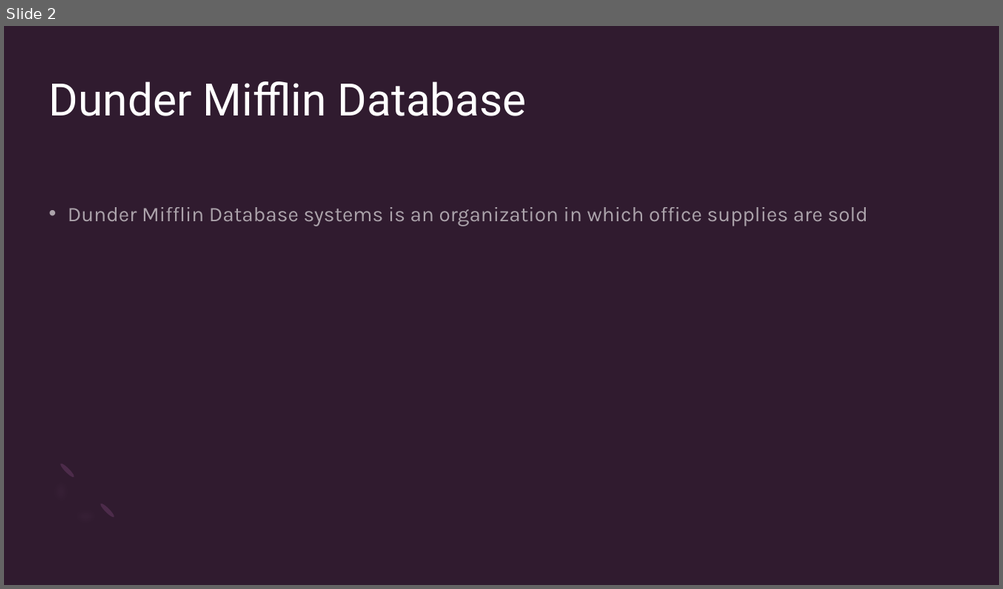
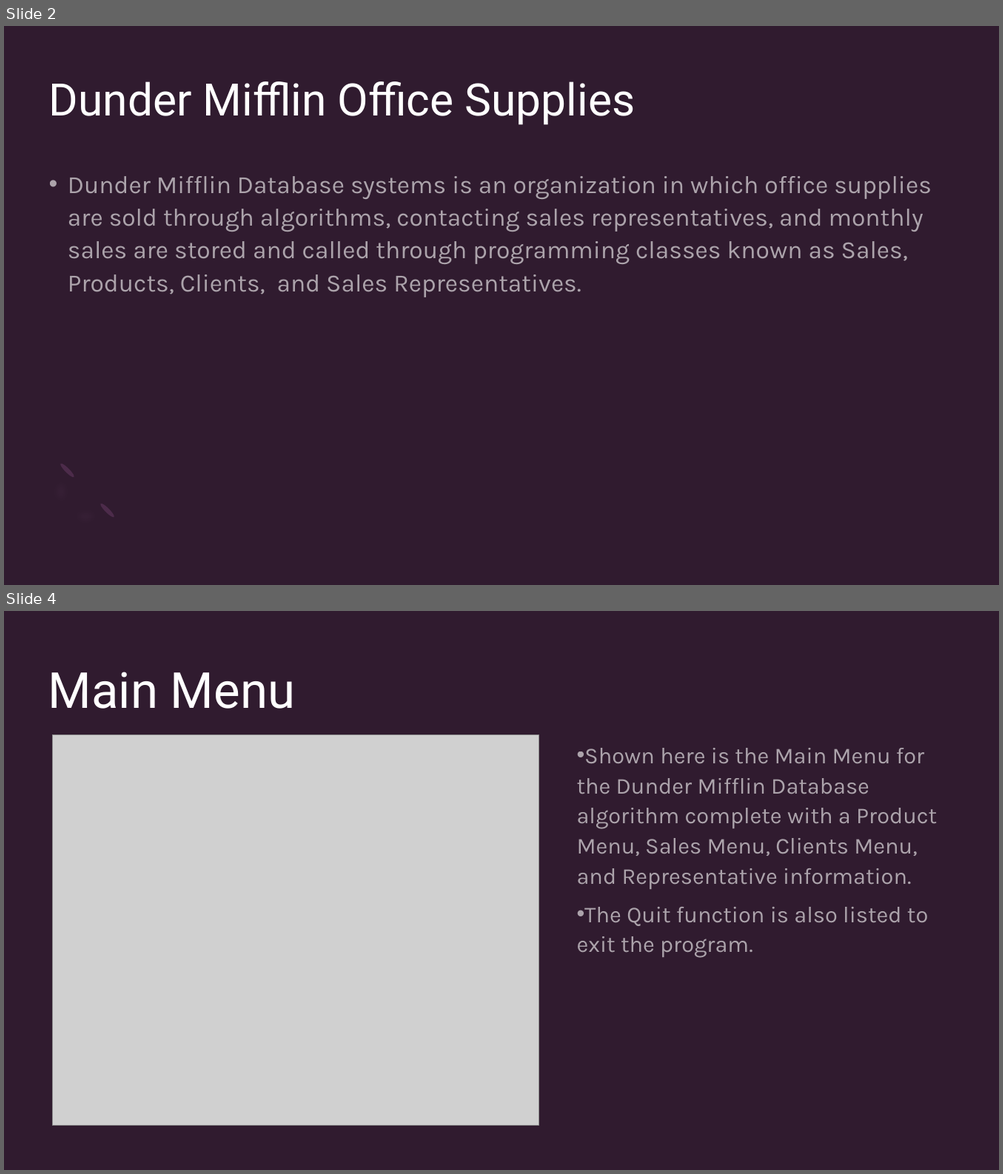
Before and after one commit to rgtz18/Group4Project, a slide deck: COSC 1437 - Final Project PPT Presentation.pptx. Shown one above the other, each under a label of ours: slide 2 before the commit, slides 2 and 4 after it; the slides between them are not shown. The pictures are 1003x589 and 1003x1174 pixels, drawn with LibreOffice and Linux fonts; fonts in the diff are those of the drawing; grey boxes stand for pictures. Boxes give left, top, right and bottom in pixels: in the first picture for what was removed or moved away, otherwise in the second. Text is boxed around its words. In the diff, an @@ line names an element or a change of style, - is before the commit and + after.

```diff
--- a/COSC 1437 - Final Project PPT Presentation.pptx
+++ b/COSC 1437 - Final Project PPT Presentation.pptx
@@ slide 4 added at (4,611,999,1170), background #301B2F @@
@@ rectangle added at (4,611,999,1170), fill #301B2F @@
@@ title added at (48,672,295,709), 48 pt, text #FFFFFF @@
+Main Menu
@@ picture added at (53,735,539,1126) @@
@@ text added at (577,748,936,958), 22 pt, text #FFFFFF at 60% opacity @@
+• Shown here is the Main Menu for the Dunder Mifflin Database algorithm complete with a Product Menu, Sales Menu, Clients Menu, and Representative information.
+• The Quit function is also listed to exit the program.
@@ slide 2 changed as well @@
@@ title at (49,82,635,125): text changed @@
-Dunder Mifflin Database
+Dunder Mifflin Office Supplies
@@ text at (68,176,931,298): text changed; size 20 to 24 pt @@
-• Dunder Mifflin Database systems is an organization in which office supplies are sold
+• Dunder Mifflin Database systems is an organization in which office supplies are sold through algorithms, contacting sales representatives, and monthly sales are stored and called through programming classes known as Sales, Products, Clients, and Sales Representatives.
```
Also in this commit, not shown: 1 other slide changed, 11 other slides added, 5 slides removed.
